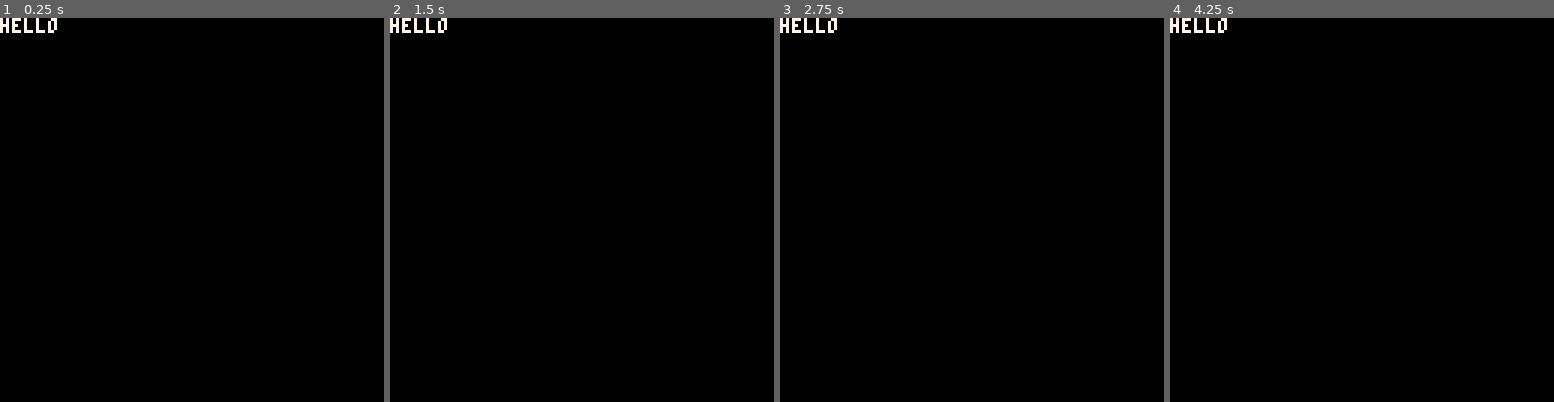
Above: before the commit, frames 1-4 (left to right).
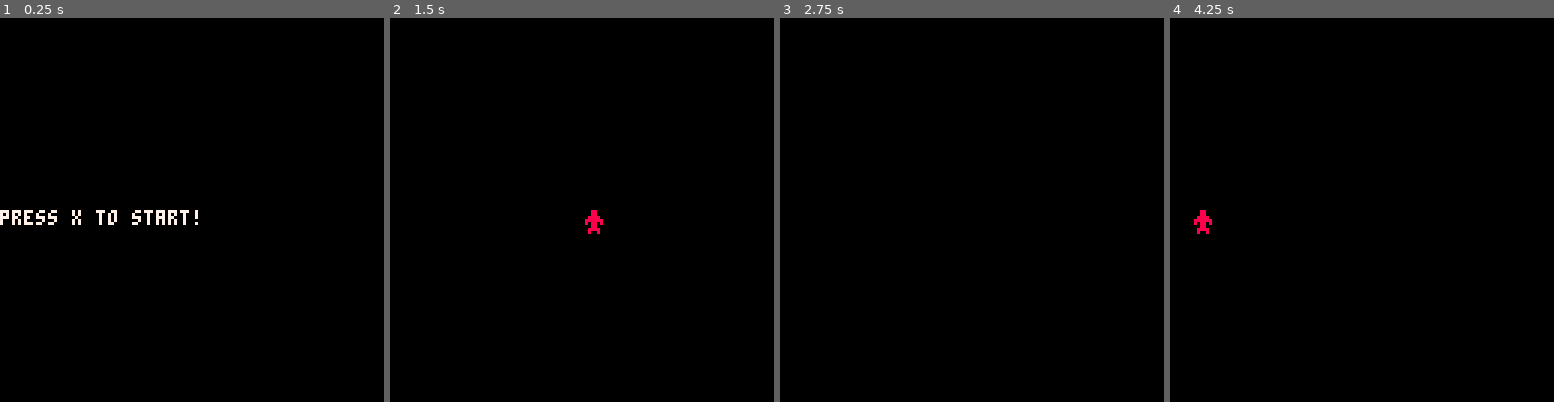
Above: after the commit, the same moments.

Repository: FrederikHR/GDB
Game: PICO-8 cartridge NewGame/main.p8
Two runs of this game, one before a commit and one after it. Both use one fixed random seed, a clock stepped at 60 frames per second and the inputs below.
Inputs:
- Up to frame 1 (0.25 s): no input
- Up to frame 2 (1.5 s): tap X (X key) at 1.07 s
- Up to frame 3 (2.75 s): hold Left 1.97-2.37 s; tap X (X key) at 2.07, 2.4, 2.73 s
- Up to frame 4 (4.25 s): hold Right 2.87-3.53 s; tap X (X key) every 0.33 s from 3.07 to 4.07 s; hold Right from 4.13 s (still down)

The runs differ from the first frame. In frame 1, 1.0% of the frame differs, in the area x 0-52%, y 0-54%; in frame 2, 0.4%; in frame 3, 0.3%; in frame 4, 0.4%.

Commit message:
base game

Diff:
--- a/NewGame/main.p8
+++ b/NewGame/main.p8
@@ -5,18 +5,18 @@
 --#include update
 #include scripts/scenes/menu.lua
 #include scripts/scenes/game.lua
-
+#include scripts/entities/player.lua
 -->8
 --
 __gfx__
-00000000000000000000000000000000000000000000000000000000000000000000000000000000000000000000000000000000000000000000000000000000
-00000000000000000000000000000000000000000000000000000000000000000000000000000000000000000000000000000000000000000000000000000000
-00700700000000000000000000000000000000000000000000000000000000000000000000000000000000000000000000000000000000000000000000000000
-00077000000000000000000000000000000000000000000000000000000000000000000000000000000000000000000000000000000000000000000000000000
-00077000000000000000000000000000000000000000000000000000000000000000000000000000000000000000000000000000000000000000000000000000
-00700700000000000000000000000000000000000000000000000000000000000000000000000000000000000000000000000000000000000000000000000000
-00000000000000000000000000000000000000000000000000000000000000000000000000000000000000000000000000000000000000000000000000000000
-00000000000000000000000000000000000000000000000000000000000000000000000000000000000000000000000000000000000000000000000000000000
+00000000000880000000000000000000000000000000000000000000000000000000000000000000000000000000000000000000000000000000000000000000
+00000000000880000000000000000000000000000000000000000000000000000000000000000000000000000000000000000000000000000000000000000000
+00700700008888000000000000000000000000000000000000000000000000000000000000000000000000000000000000000000000000000000000000000000
+00077000088888800000000000000000000000000000000000000000000000000000000000000000000000000000000000000000000000000000000000000000
+00077000080880800000000000000000000000000000000000000000000000000000000000000000000000000000000000000000000000000000000000000000
+00700700000880000000000000000000000000000000000000000000000000000000000000000000000000000000000000000000000000000000000000000000
+00000000008888000000000000000000000000000000000000000000000000000000000000000000000000000000000000000000000000000000000000000000
+00000000008008000000000000000000000000000000000000000000000000000000000000000000000000000000000000000000000000000000000000000000
 00000000000000000000000000000000000000000000000000000000000000000000000000000000000000000000000000000000000000000000000000000000
 00000000000000000000000000000000000000000000000000000000000000000000000000000000000000000000000000000000000000000000000000000000
 00000000000000000000000000000000000000000000000000000000000000000000000000000000000000000000000000000000000000000000000000000000
--- /dev/null
+++ b/NewGame/scripts/entities/player.lua
@@ -0,0 +1,41 @@
+panims ={
+
+}
+
+p={}
+
+function make_player()
+    p.spr=1
+    p.x=64
+    p.y=64
+    p.dx=0
+    p.dy=0
+    p.sz=1
+    p.acc=0.5
+    p.play="idle"
+    p.flp=false
+end
+
+function update_player()
+    move_player()
+end
+
+function draw_player()
+    spr(abs(p.spr),p.x,p.y,p.sz,p.sz,p.flp!=(p.spr))
+end
+
+function move_player()
+    if btn(⬅️) and not(btn(➡️)) then
+        p.dx-=p.acc
+        p.flp=true
+        p.play="walk"
+    elseif btn(➡️) and not(btn(⬅️)) then
+        p.dx+=p.acc
+        p.flp=false
+        p.play="walk"
+    else
+        p.play="idle"
+    end
+    p.x+=p.dx
+    p.y+=p.dy
+end
--- a/NewGame/scripts/scenes/game.lua
+++ b/NewGame/scripts/scenes/game.lua
@@ -1,12 +1,14 @@
-
 function game_init()
-
+    camera(0,0)
+    _update=game_update
+    _draw=game_draw
 end
 
 function game_draw()
-
+    cls()
+    draw_player()
 end
 
 function game_update()
-
+    update_player()
 end
--- a/NewGame/scripts/scenes/menu.lua
+++ b/NewGame/scripts/scenes/menu.lua
@@ -1,2 +1,17 @@
-cls()
-print("hello",0,0,7)
+function _init() menu_init() end
+
+function menu_init()
+    camera(0,0)
+    _update=menu_update
+    _draw=menu_draw
+    make_player()
+end
+
+function menu_draw()
+    cls()
+    print("press x to start!",0,64,7)
+end
+
+function  menu_update()
+    if (btn(❎)) game_init()
+end
